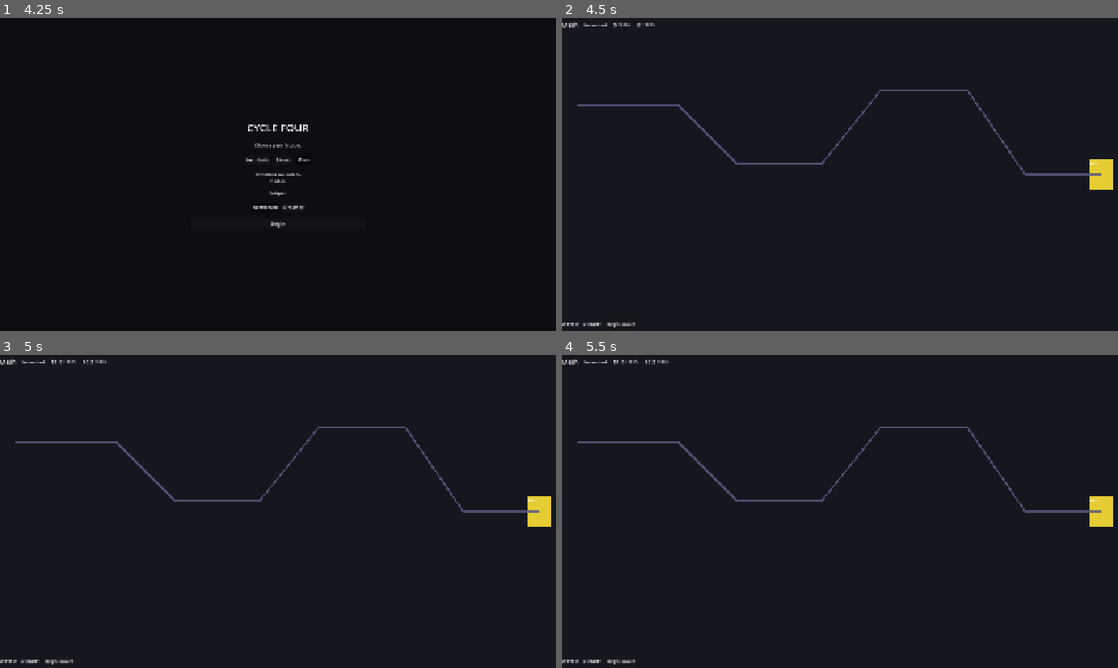
Above: before the commit, frames 1-4 (two rows, left to right).
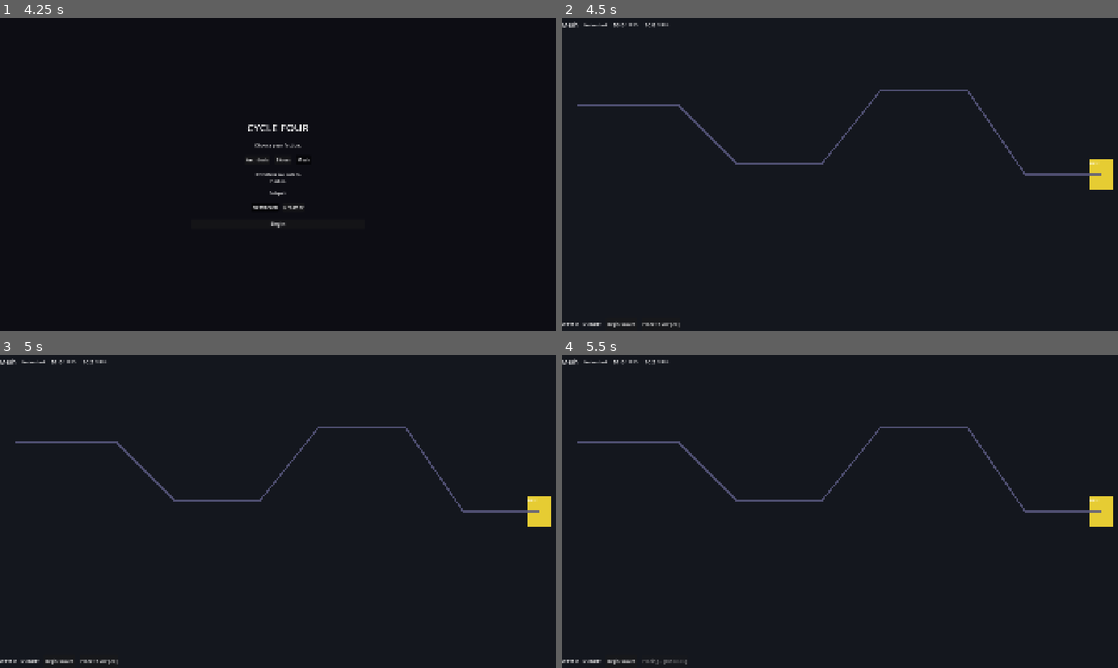
Above: after the commit, the same moments.

Repository: brandonwilcox-dot/Cycle-Four
Game: Godot game, scene res://scenes/main/Main.tscn
Two runs of this game, one before a commit and one after it. Both use one fixed random seed, a clock stepped at 60 frames per second and the inputs below.
Inputs (mouse positions are in pixels of both pictures, inside the frame that each line leads up to):
- Up to frame 1 (4.25 s): click "Architects" at 0.5 s; click "Architects" at 1.25 s; click "Bloom" at 2 s; click "Mesh" at 2.75 s; click "Networked" at 3.5 s
- Up to frame 2 (4.5 s): click "Begin" at 4.25 s
- Up to frame 3 (5 s): no input
- Up to frame 4 (5.5 s): click (662, 661) at 5 s, where only the run after the commit has a clickable "Place Tower [20]"

Frame 1 is identical in both runs. In frame 2, 0.2% of the frame differs, in the area x 9-22%, y 1-99%; in frame 3, less than 0.1%; in frame 4, less than 0.1%.

Commit message:
Economy tick + tower placement system
Economy tick:
  FactionManager now seeds resources via add_resource() instead of direct
  dict assignment, so resource_changed fires immediately on faction select
  and HUD shows correct starting values (50/10) rather than 0.
  Resources and rates are reset on faction select to prevent carryover.

Tower placement:
  TowerData resource: damage, range, attack_speed, primary_cost, color_hint
  Tower.gd: Node2D that scans 'units' group each attack cycle and calls
    take_damage() on nearest unit within range. Instant-hit, no projectile.
    Visual: faction-colored square with dark border and center pip.
  Tower.tscn: minimal scene backed by Tower.gd
  Starter towers per faction:
    Architects -- Pulse Cannon: 22 dmg, 160 range, 0.6/s, 30 energy
    Bloom      -- Spore Cannon:  6 dmg, 120 range, 2.0/s, 20 biomass
    Mesh       -- Signal Disruptor: 12 dmg, 140 range, 1.2/s, 20 signal
  Unit: added to 'units' group so towers can find them
  EventBus: tower_placement_requested + tower_placed signals
  FactionManager: get_starter_tower() loads faction-specific t1 tower
  WorldMap: TowerLayer Node2D added to parent placed towers
  HUD: Place Tower button shows cost, grays out when unaffordable,
    shows 'Placing... [RMB/ESC]' during placement mode
  Main: placement mode on EventBus signal, snaps to 64px grid,
    LMB places (if affordable + cell free), RMB/ESC cancels

Co-Authored-By: Claude Sonnet 4.6 <noreply@anthropic.com>

Diff:
--- /dev/null
+++ b/resources/towers/architect_t1.tres
@@ -0,0 +1,14 @@
+[gd_resource type="Resource" script_class="TowerData" load_steps=2 format=3]
+
+[ext_resource type="Script" path="res://src/entities/TowerData.gd" id="1"]
+
+[resource]
+script = ExtResource("1")
+tower_name = "Pulse Cannon"
+faction_id = "architects"
+tier = 1
+damage = 22.0
+range = 160.0
+attack_speed = 0.6
+primary_cost = 30.0
+color_hint = Color(0.35, 0.65, 1.0, 1.0)
--- /dev/null
+++ b/resources/towers/bloom_t1.tres
@@ -0,0 +1,14 @@
+[gd_resource type="Resource" script_class="TowerData" load_steps=2 format=3]
+
+[ext_resource type="Script" path="res://src/entities/TowerData.gd" id="1"]
+
+[resource]
+script = ExtResource("1")
+tower_name = "Spore Cannon"
+faction_id = "bloom"
+tier = 1
+damage = 6.0
+range = 120.0
+attack_speed = 2.0
+primary_cost = 20.0
+color_hint = Color(0.3, 0.85, 0.4, 1.0)
--- /dev/null
+++ b/resources/towers/mesh_t1.tres
@@ -0,0 +1,14 @@
+[gd_resource type="Resource" script_class="TowerData" load_steps=2 format=3]
+
+[ext_resource type="Script" path="res://src/entities/TowerData.gd" id="1"]
+
+[resource]
+script = ExtResource("1")
+tower_name = "Signal Disruptor"
+faction_id = "mesh"
+tier = 1
+damage = 12.0
+range = 140.0
+attack_speed = 1.2
+primary_cost = 20.0
+color_hint = Color(0.9, 0.4, 0.85, 1.0)
--- a/scenes/main/Main.gd
+++ b/scenes/main/Main.gd
@@ -1,17 +1,26 @@
 ## Main.gd
-## Root scene controller. Owns top-level scene transitions.
-## Flow: FactionSelectScreen -> game world (HUD visible, waves running)
-## All autoloads are ready before _ready() fires -- safe to use them here.
+## Root scene controller. Owns top-level scene transitions and tower placement.
+## Flow: FactionSelectScreen -> game world (HUD visible, waves + economy running)
 extends Node
+
+const TOWER_SCENE: PackedScene = preload("res://scenes/main/Tower.tscn")
+const GRID_SIZE: int = 64   ## Pixels per grid cell for tower snapping
 
 @onready var faction_select: Control = $UILayer/FactionSelectScreen
 @onready var hud: Control            = $UILayer/HUD
 @onready var unit_path: Path2D       = $WorldMap/UnitPath
+@onready var tower_layer: Node2D     = $WorldMap/TowerLayer
 @onready var world_map: Node2D       = $WorldMap
+
+## Placement state
+var _placement_mode: bool     = false
+var _pending_tower: Resource  = null   ## TowerData being placed
+var _occupied_cells: Dictionary = {}   ## Vector2i -> true; prevents double-placing
 
 func _ready() -> void:
 	hud.hide()
 	faction_select.selection_confirmed.connect(_on_faction_confirmed)
+	EventBus.tower_placement_requested.connect(_on_placement_requested)
 	_build_default_path()
 	if not GameState.current_faction.is_empty():
 		_start_game_world()
@@ -22,6 +31,62 @@
 func _start_game_world() -> void:
 	faction_select.hide()
 	hud.show()
+
+## -- Tower placement --
+
+func _on_placement_requested(tower_data: Resource) -> void:
+	_pending_tower  = tower_data
+	_placement_mode = true
+
+func _unhandled_input(event: InputEvent) -> void:
+	if not _placement_mode:
+		return
+	if event is InputEventMouseButton and event.pressed:
+		match event.button_index:
+			MOUSE_BUTTON_LEFT:
+				_try_place_tower(event.position)
+				get_viewport().set_input_as_handled()
+			MOUSE_BUTTON_RIGHT:
+				_cancel_placement()
+				get_viewport().set_input_as_handled()
+
+func _unhandled_key_input(event: InputEvent) -> void:
+	if _placement_mode and event is InputEventKey and event.pressed:
+		if event.keycode == KEY_ESCAPE:
+			_cancel_placement()
+
+func _try_place_tower(screen_pos: Vector2) -> void:
+	## Snap to grid and validate before spending resources
+	var cell := Vector2i(
+		int(floor(screen_pos.x / GRID_SIZE)),
+		int(floor(screen_pos.y / GRID_SIZE))
+	)
+	if _occupied_cells.has(cell):
+		return   ## Cell already occupied
+	var cost: Dictionary = {FactionManager.get_primary_resource(): _pending_tower.primary_cost}
+	if not EconomyManager.can_afford(cost):
+		return   ## Not enough resources
+	EconomyManager.spend(cost)
+	_place_tower(cell)
+
+func _place_tower(cell: Vector2i) -> void:
+	_occupied_cells[cell] = true
+	var tower: Node2D = TOWER_SCENE.instantiate()
+	tower.call("setup", _pending_tower)
+	tower_layer.add_child(tower)
+	tower.position = Vector2(
+		cell.x * GRID_SIZE + GRID_SIZE * 0.5,
+		cell.y * GRID_SIZE + GRID_SIZE * 0.5
+	)
+	EventBus.tower_placed.emit(_pending_tower, cell)
+	_cancel_placement()   ## Return to normal mode after each placement
+
+func _cancel_placement() -> void:
+	_placement_mode = false
+	_pending_tower  = null
+	hud.end_placement_mode()
+
+## -- Map path --
 
 func _build_default_path() -> void:
 	## Placeholder S-curve path across the screen.
@@ -42,9 +107,8 @@
 	unit_path.curve = curve
 
 	## Draw the path so the player can see where units will walk.
-	## Uses tessellate() so the line follows the curve smoothly.
 	var line := Line2D.new()
 	line.points = curve.tessellate()
-	line.width = 6.0
+	line.width  = 6.0
 	line.default_color = Color(0.35, 0.35, 0.50, 0.85)
 	world_map.add_child(line)
--- /dev/null
+++ b/scenes/main/Tower.tscn
@@ -0,0 +1,6 @@
+[gd_scene load_steps=2 format=3]
+
+[ext_resource type="Script" path="res://src/entities/Tower.gd" id="1"]
+
+[node name="Tower" type="Node2D"]
+script = ExtResource("1")
--- a/scenes/main/WorldMap.tscn
+++ b/scenes/main/WorldMap.tscn
@@ -10,6 +10,8 @@
 color = Color(0.08, 0.09, 0.12, 1.0)
 
 [node name="UnitPath" type="Path2D" parent="."]
+
+[node name="TowerLayer" type="Node2D" parent="."]
 
 [node name="Base" type="ColorRect" parent="."]
 offset_left = 1820.0
--- a/scenes/ui/HUD.tscn
+++ b/scenes/ui/HUD.tscn
@@ -85,3 +85,7 @@
 [node name="StartWaveBtn" type="Button" parent="BottomBar"]
 layout_mode = 2
 text = "Begin Waves"
+
+[node name="PlaceTowerBtn" type="Button" parent="BottomBar"]
+layout_mode = 2
+text = "Place Tower"
--- a/src/autoloads/EventBus.gd
+++ b/src/autoloads/EventBus.gd
@@ -17,6 +17,8 @@
 signal base_damaged(amount: float, attacker_data: Dictionary)
 
 # -- Tower Defense --
+signal tower_placement_requested(tower_data: Resource)  ## HUD -> Main: enter placement mode
+signal tower_placed(tower_data: Resource, grid_pos: Vector2i)
 signal building_placed(building_data: Dictionary, grid_pos: Vector2i)
 signal building_sold(building_data: Dictionary, grid_pos: Vector2i)
 signal building_upgraded(building_data: Dictionary, tier: int)
--- a/src/autoloads/FactionManager.gd
+++ b/src/autoloads/FactionManager.gd
@@ -49,6 +49,13 @@
 			return table.get_wave(wave_number)
 	return {"enemy_count": _default_enemy_count(wave_number), "commander": {}}
 
+func get_starter_tower() -> Resource:
+	## Returns the T1 TowerData for the active faction, or null if not found.
+	var path: String = "res://resources/towers/%s_t1.tres" % active_faction
+	if ResourceLoader.exists(path):
+		return load(path)
+	return null
+
 func get_production_rates(sub_path: String) -> Dictionary:
 	## Base production rates before building bonuses.
 	## Override per faction in their faction script.
@@ -60,13 +67,17 @@
 	## Seed EconomyManager with starting resources and rates for chosen faction.
 	var primary:   String = get_primary_resource()
 	var secondary: String = get_secondary_resource()
-	EconomyManager.resources[primary]   = 50.0
-	EconomyManager.resources[secondary] = 10.0
+	## Reset pools so a faction switch doesn't carry over old resources
+	EconomyManager.resources       = {}
+	EconomyManager.production_rates = {}
 	EconomyManager.storage_caps[primary]   = 1000.0
 	EconomyManager.storage_caps[secondary] = 500.0
-	# Base rates -- buildings add on top of these
+	## Base rates -- buildings add on top of these
 	EconomyManager.set_production_rate(primary,   1.0)
 	EconomyManager.set_production_rate(secondary, 0.2)
+	## Use add_resource() so resource_changed fires immediately and HUD shows correct values
+	EconomyManager.add_resource(primary,   50.0)
+	EconomyManager.add_resource(secondary, 10.0)
 
 func _default_enemy_count(wave: int) -> int:
 	## Fallback scaling before wave tables are authored.
--- /dev/null
+++ b/src/entities/Tower.gd
@@ -0,0 +1,67 @@
+## Tower.gd
+## A placed defense tower. Scans for the nearest unit in range each attack cycle
+## and calls take_damage() on it. No projectiles -- instant hit for MVP.
+## Visual is a colored square with a darker border and center pip.
+extends Node2D
+
+const TowerDataClass = preload("res://src/entities/TowerData.gd")
+
+var data: Resource = null   ## TowerData instance
+var _attack_timer: float = 0.0
+
+## Called by Main before adding to scene tree
+func setup(tower_data: Resource) -> void:
+	data = tower_data
+
+func _ready() -> void:
+	add_to_group("towers")
+	if data == null:
+		push_error("Tower: no TowerData -- call setup() before adding to tree.")
+		return
+	_build_visual()
+
+func _process(delta: float) -> void:
+	if data == null:
+		return
+	_attack_timer += delta
+	if _attack_timer >= 1.0 / data.attack_speed:
+		_attack_timer = 0.0
+		_try_attack()
+
+## -- Combat --
+
+func _try_attack() -> void:
+	var nearest: Node = null
+	var nearest_dist: float = data.range
+	for unit in get_tree().get_nodes_in_group("units"):
+		if not is_instance_valid(unit):
+			continue
+		var dist: float = global_position.distance_to(unit.global_position)
+		if dist < nearest_dist:
+			nearest_dist = dist
+			nearest = unit
+	if nearest != null and nearest.has_method("take_damage"):
+		nearest.take_damage(data.damage)
+
+## -- Visual --
+
+func _build_visual() -> void:
+	var col: Color = data.color_hint
+	## Darker border so towers read as distinct from units
+	var border := ColorRect.new()
+	border.size     = Vector2(52.0, 52.0)
+	border.position = Vector2(-26.0, -26.0)
+	border.color    = col.darkened(0.5)
+	add_child(border)
+	## Main body
+	var body := ColorRect.new()
+	body.size     = Vector2(48.0, 48.0)
+	body.position = Vector2(-24.0, -24.0)
+	body.color    = col
+	add_child(body)
+	## Center pip -- visual shorthand for "barrel"
+	var pip := ColorRect.new()
+	pip.size     = Vector2(14.0, 14.0)
+	pip.position = Vector2(-7.0, -7.0)
+	pip.color    = col.darkened(0.65)
+	add_child(pip)
--- /dev/null
+++ b/src/entities/TowerData.gd
@@ -0,0 +1,23 @@
+## TowerData.gd
+## Resource definition for a single tower type.
+## One .tres file per tower variant. Loaded by FactionManager at placement time.
+## Ref: core/17_units-maps-buildings.md for stat philosophy.
+@tool
+extends Resource
+class_name TowerData
+
+## Display
+@export var tower_name: String = "Tower"
+@export var faction_id: String = ""    ## "architects" | "bloom" | "mesh"
+@export var tier: int = 1
+
+## Combat
+@export var damage: float = 10.0       ## damage per attack
+@export var range: float = 150.0       ## attack radius in pixels
+@export var attack_speed: float = 1.0  ## attacks per second
+
+## Economy
+@export var primary_cost: float = 25.0 ## cost in faction primary resource
+
+## Visual
+@export var color_hint: Color = Color.WHITE
--- a/src/entities/Unit.gd
+++ b/src/entities/Unit.gd
@@ -11,7 +11,8 @@
 var _visual: ColorRect = null   ## placeholder until sprites exist
 
 func _ready() -> void:
-	loop = false   ## Must be false or units wrap back to spawn instead of reaching base
+	loop = false          ## Must be false or units wrap back to spawn instead of reaching base
+	add_to_group("units") ## Towers query this group to find attack targets
 	if data == null:
 		push_error("Unit spawned without UnitData -- call setup() before adding to tree.")
 		return
--- a/src/ui/HUD.gd
+++ b/src/ui/HUD.gd
@@ -17,23 +17,36 @@
 @onready var wave_label: Label         = $BottomBar/WaveLabel
 @onready var wave_status: Label        = $BottomBar/WaveStatus
 @onready var start_wave_btn: Button    = $BottomBar/StartWaveBtn
+@onready var place_tower_btn: Button   = $BottomBar/PlaceTowerBtn
 
 const FORMAT_RESOURCE: String = "%s"
 const FORMAT_RATE: String     = "+%.2f/s"
+
+var _starter_tower: Resource = null   ## TowerData for current faction
 
 func _ready() -> void:
 	EventBus.faction_selected.connect(_on_faction_selected)
 	EventBus.resource_changed.connect(_on_resource_changed)
 	EventBus.wave_started.connect(_on_wave_started)
 	EventBus.wave_ended.connect(_on_wave_ended)
+	EventBus.tower_placement_requested.connect(_on_placement_started)
 	start_wave_btn.pressed.connect(_on_start_wave_pressed)
+	place_tower_btn.pressed.connect(_on_place_tower_pressed)
+	place_tower_btn.disabled = true   ## Enabled once faction is chosen
 	_refresh_wave_ui()
 
 # -- Event handlers --
 
 func _on_faction_selected(faction_id: String, sub_path: String) -> void:
-	faction_label.text = faction_id.capitalize()
+	faction_label.text  = faction_id.capitalize()
 	sub_path_label.text = sub_path.replace("_", " ").capitalize()
+	_starter_tower = FactionManager.get_starter_tower()
+	if _starter_tower != null:
+		place_tower_btn.text     = "Place Tower [%d]" % int(_starter_tower.primary_cost)
+		place_tower_btn.disabled = false
+	else:
+		place_tower_btn.text     = "Place Tower"
+		place_tower_btn.disabled = true
 
 func _on_resource_changed(faction_id: String, resource_id: String, amount: float) -> void:
 	var primary: String   = FactionManager.get_primary_resource()
@@ -45,6 +58,13 @@
 	elif resource_id == secondary:
 		secondary_label.text = _format_amount(amount)
 		secondary_rate.text  = FORMAT_RATE % EconomyManager.get_rate(secondary)
+
+	## Update affordability indicator on the tower button
+	if _starter_tower != null and not place_tower_btn.disabled:
+		var can_afford: bool = EconomyManager.can_afford(
+			{FactionManager.get_primary_resource(): _starter_tower.primary_cost}
+		)
+		place_tower_btn.modulate = Color.WHITE if can_afford else Color(1.0, 0.5, 0.5)
 
 func _on_wave_started(wave_number: int, _commander_data: Dictionary) -> void:
 	wave_label.text  = "Wave %d" % wave_number
@@ -60,11 +80,25 @@
 	)
 	start_wave_btn.disabled = false
 
+func _on_placement_started(_tower_data: Resource) -> void:
+	## Show that we're in placement mode; let Main handle the actual clicks
+	place_tower_btn.text     = "Placing... [RMB/ESC]"
+	place_tower_btn.disabled = true
+
 func _on_start_wave_pressed() -> void:
 	WaveManager.begin_waves()
 	start_wave_btn.disabled = true
 	wave_status.text = "INCOMING..."
 	wave_status.add_theme_color_override("font_color", Color(1.0, 0.7, 0.2))
+
+func _on_place_tower_pressed() -> void:
+	if _starter_tower == null:
+		return
+	if not EconomyManager.can_afford(
+		{FactionManager.get_primary_resource(): _starter_tower.primary_cost}
+	):
+		return
+	EventBus.tower_placement_requested.emit(_starter_tower)
 
 # -- Internal --
 
@@ -80,3 +114,11 @@
 		return "%.1fK" % (amount / 1_000.0)
 	else:
 		return "%.1f" % amount
+
+## Called by Main when placement mode ends (placed or cancelled)
+func end_placement_mode() -> void:
+	if _starter_tower != null:
+		place_tower_btn.text     = "Place Tower [%d]" % int(_starter_tower.primary_cost)
+		place_tower_btn.disabled = false
+	else:
+		place_tower_btn.disabled = true
